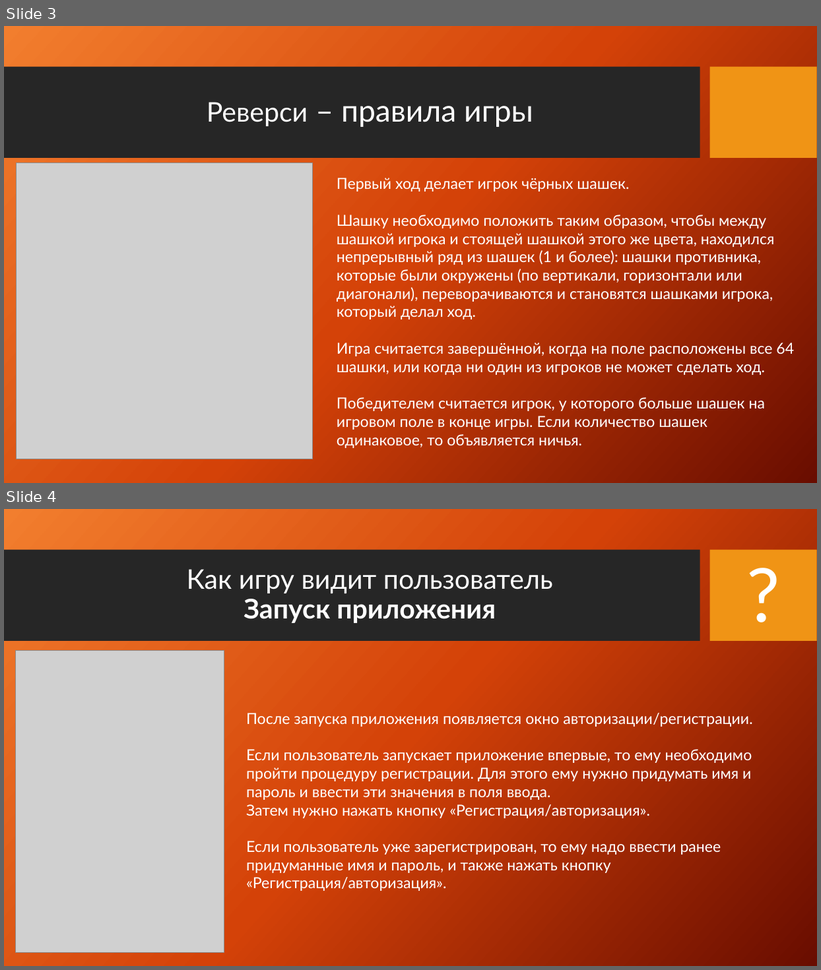
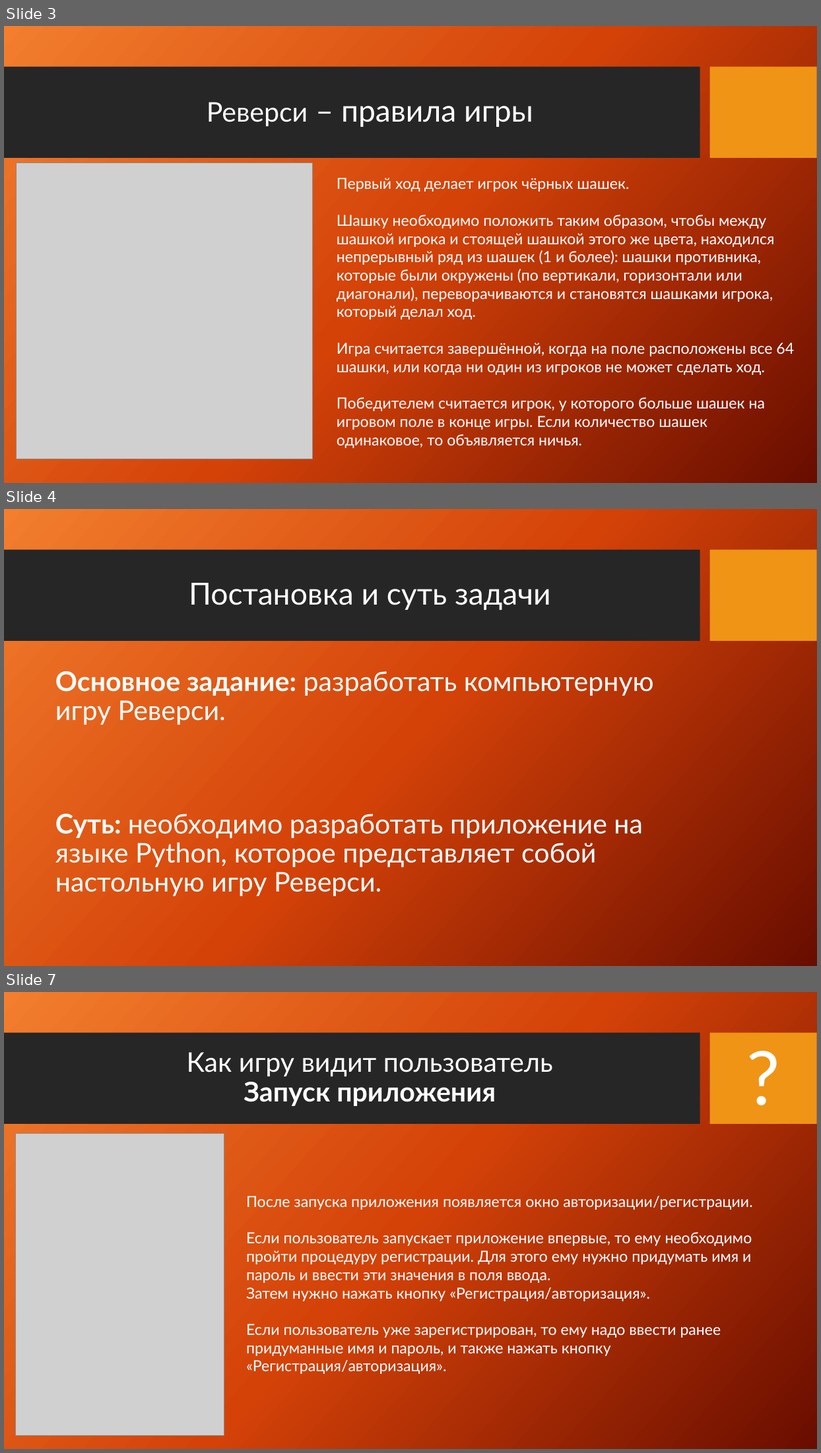
Before and after one commit to MikkeL0730/reversi, a slide deck: Курсовая Коцан Иван.pptx. Shown one above the other, each under a label of ours: slides 3 and 4 before the commit, slides 3, 4 and 7 after it; the slides between them are not shown. The pictures are 821x970 and 821x1453 pixels, drawn with LibreOffice and Linux fonts; fonts in the diff are those of the drawing; grey boxes stand for pictures; background and template pictures are left out. Boxes give left, top, right and bottom in pixels: in the first picture for what was removed or moved away, otherwise in the second. Text is boxed around its words. In the diff, an @@ line names an element or a change of style, - is before the commit and + after.

```diff
--- a/Курсовая Коцан Иван.pptx
+++ b/Курсовая Коцан Иван.pptx
@@ slide 4 added at [4, 509, 817, 966], background picture (left out); not listed: 2 template elements that a slide beside it also shows @@
@@ title added at [189, 583, 551, 610], 36 pt, text #FFFFFF @@
+Постановка и суть задачи
@@ text added at [55, 671, 654, 896], 32 pt, text #FFFFFF @@
+Основное задание: разработать компьютерную игру Реверси.
+Суть: необходимо разработать приложение на языке Python, которое представляет собой настольную игру Реверси.
@@ what was slide 4 is now slide 7 @@
```
Also in this commit, not shown: 2 other slides added.
